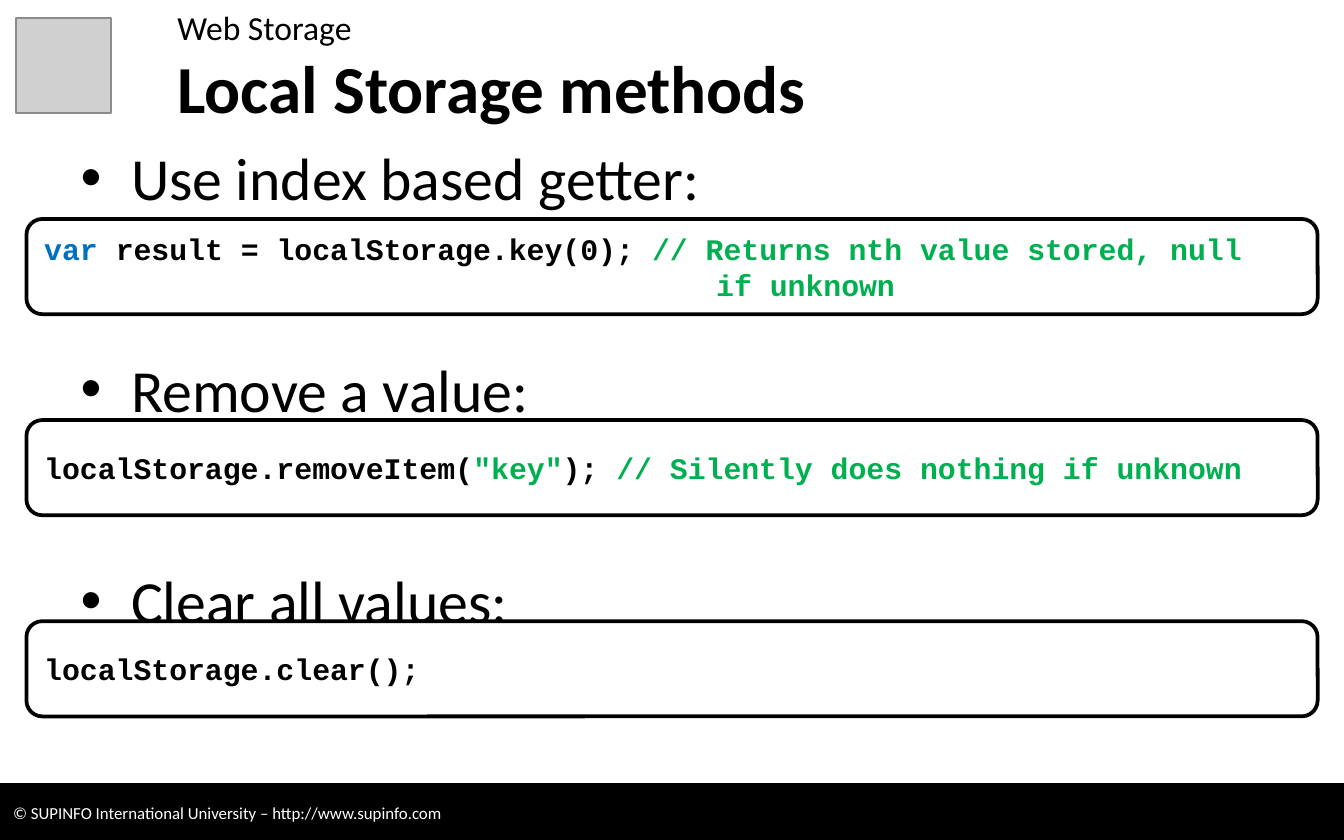
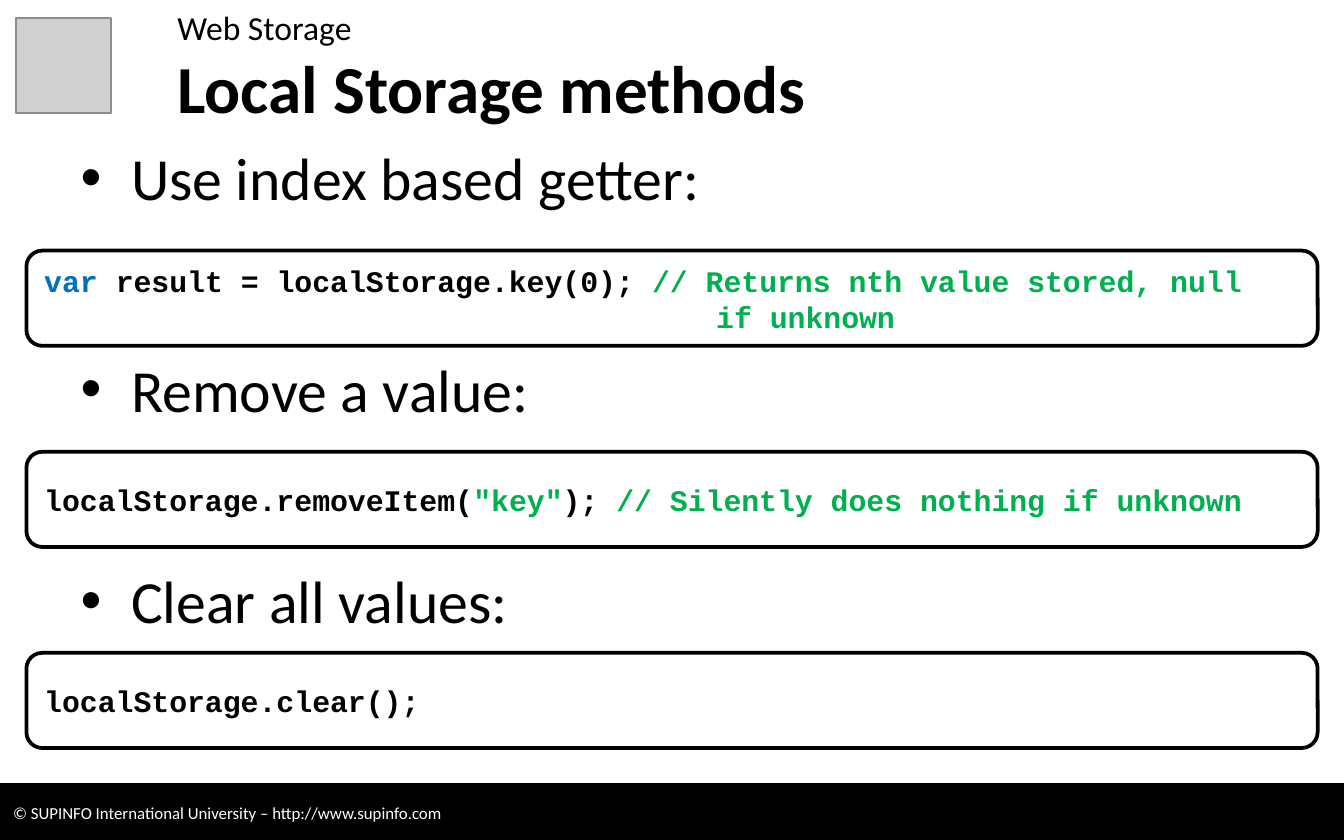
Before and after one commit to CodeCourses/3WEB, a slide deck: slide 13 of 09 - HTML5 - Offline features [RC without Labs].pptx (slide 12 before the commit). Drawn at 1344x840 pixels with LibreOffice and Linux fonts; fonts in the diff are those of the drawing; grey boxes stand for pictures; background and template pictures are left out. Boxes give left, top, right and bottom in pixels: in the first picture for what was removed or moved away, otherwise in the second. Text is boxed around its words. In the diff, an @@ line names an element or a change of style, - is before the commit and + after.

```diff
--- a/09 - HTML5 - Offline features [RC without Labs].pptx
+++ b/09 - HTML5 - Offline features [RC without Labs].pptx
@@ 3 rounded rectangles: place and size @@
-3 rounded rectangles at <box>27,219,1318,716</box>
+3 rounded rectangles at <box>27,251,1318,749</box>
```
Also in this commit, not shown: 7 other slides changed, 3 slides added, 1 slide removed, 4 other files.
